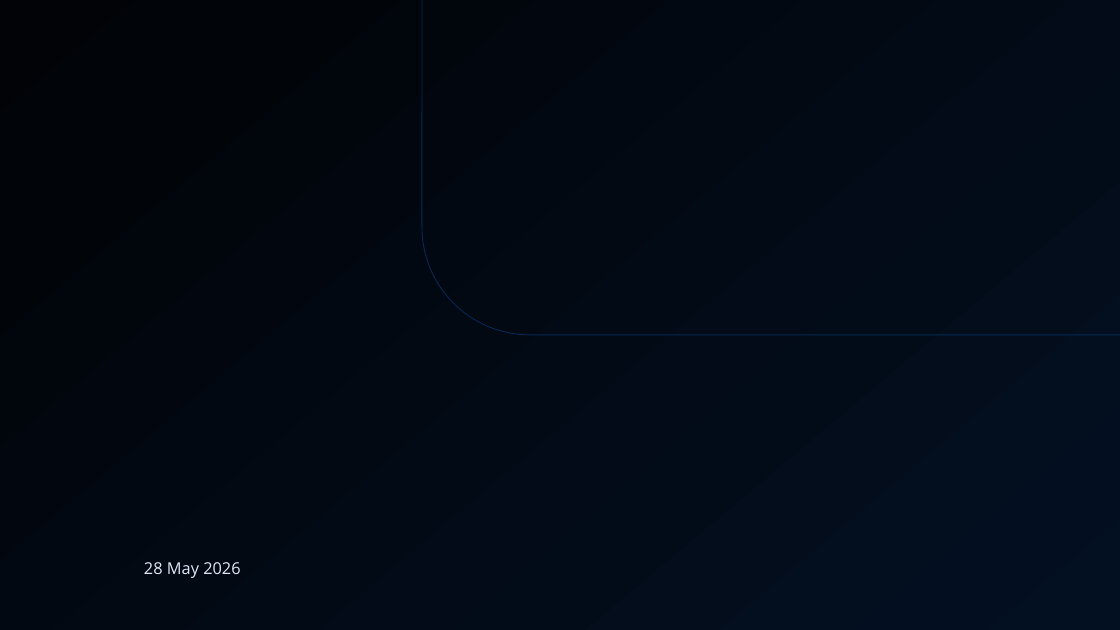
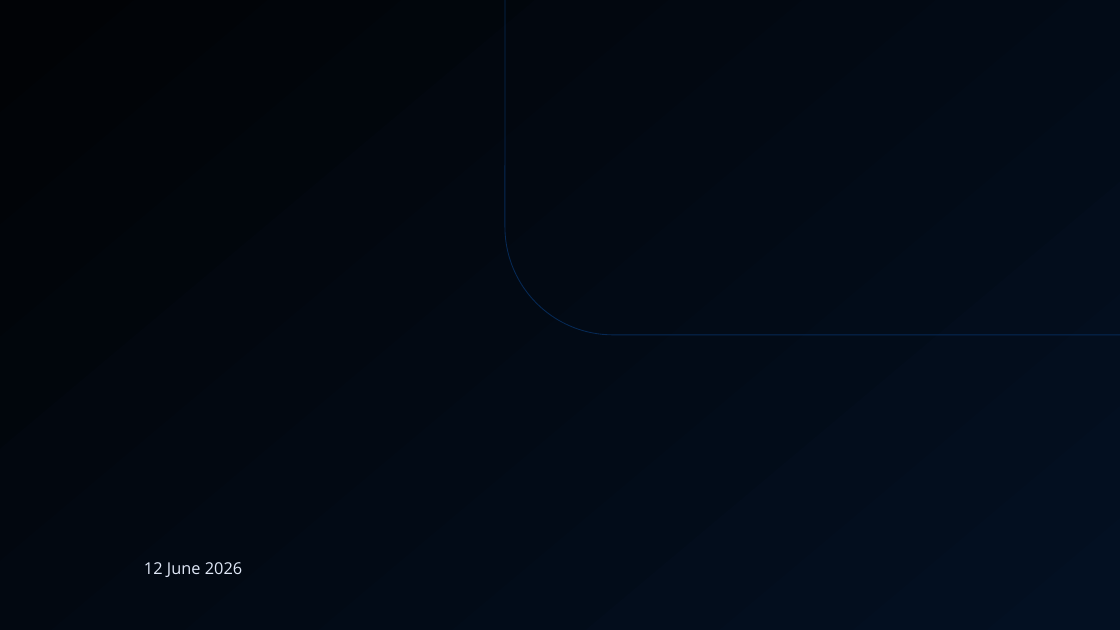
Before and after one commit to tf-alexc/Branding, a slide deck: slide 1 of skills/deck-builder/templates/Redline - Basic Presentation Template.pptx. Drawn at 1120x630 pixels with LibreOffice and Linux fonts; fonts in the diff are those of the drawing; background and template pictures are left out. Boxes give left, top, right and bottom in pixels: in the first picture for what was removed or moved away, otherwise in the second. Text is boxed around its words. In the diff, an @@ line names an element or a change of style, - is before the commit and + after.

```diff
--- a/skills/deck-builder/templates/Redline - Basic Presentation Template.pptx
+++ b/skills/deck-builder/templates/Redline - Basic Presentation Template.pptx
@@ rounded rectangle: place and size @@
-rounded rectangle at [422,0,1120,334]
+rounded rectangle at [505,0,1120,334]
@@ text at [144,562,242,577]: text changed @@
-28 May 2026
+12 June 2026
```
Also in this commit, not shown: 3 other files.
